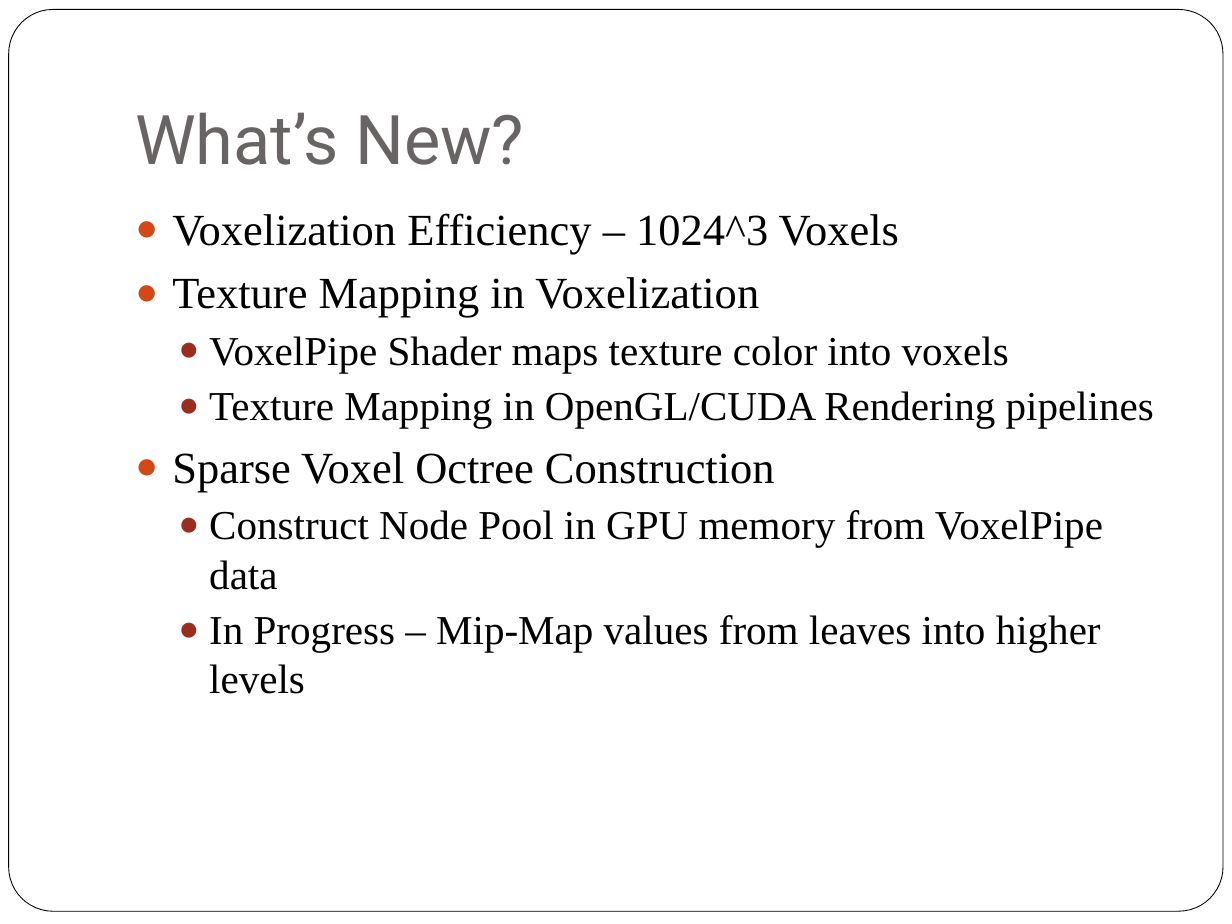
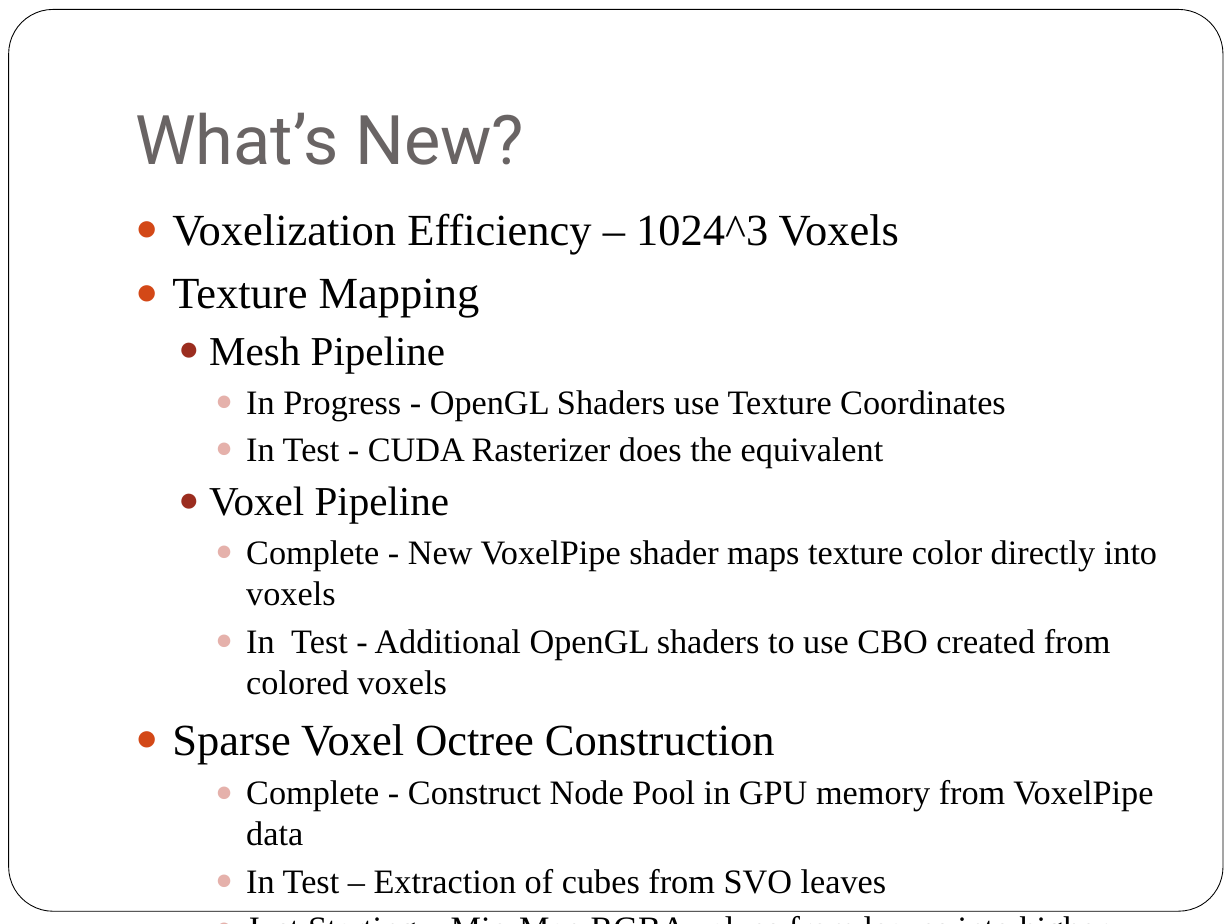
Before and after one commit to wang1262/Voxel-based-Rendering-, a slide deck: slide 2 of presentations/beta.pptx. Drawn at 1232x924 pixels with LibreOffice and Linux fonts; fonts in the diff are those of the drawing. Boxes give left, top, right and bottom in pixels: in the first picture for what was removed or moved away, otherwise in the second. Text is boxed around its words. In the diff, an @@ line names an element or a change of style, - is before the commit and + after.

```diff
--- a/presentations/beta.pptx
+++ b/presentations/beta.pptx
@@ text at (172,278,1157,695): text changed; size 24 to 20 pt @@
-● Texture Mapping in Voxelization
-  ● VoxelPipe Shader maps texture color into voxels
-  ● Texture Mapping in OpenGL/CUDA Rendering pipelines
+● Texture Mapping
+  ● Mesh Pipeline
+    ● In Progress - OpenGL Shaders use Texture Coordinates
+    ● In Test - CUDA Rasterizer does the equivalent
+  ● Voxel Pipeline
+    ● Complete - New VoxelPipe shader maps texture color directly into voxels
+    ● In Test - Additional OpenGL shaders to use CBO created from colored voxels
@@ text at (246,780,1153,894): text changed; size 24 to 20 pt @@
-  ● Construct Node Pool in GPU memory from VoxelPipe data
-  ● In Progress – Mip-Map values from leaves into higher levels
+    ● Complete - Construct Node Pool in GPU memory from VoxelPipe data
+    ● In Test – Extraction of cubes from SVO leaves
+    ● Just Starting – Mip-Map RGBA values from leaves into higher levels in brick pool
```
Also in this commit, not shown: 2 other slides changed, 2 slides added, 1 other file.
